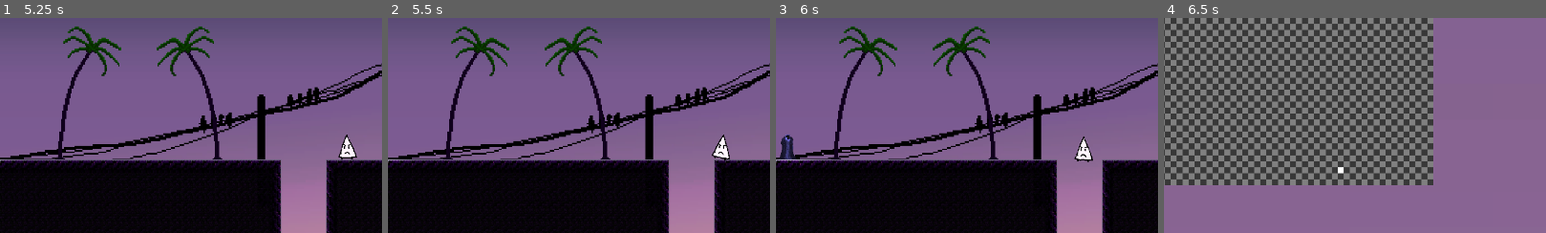
Above: before the commit, frames 1-4 (left to right).
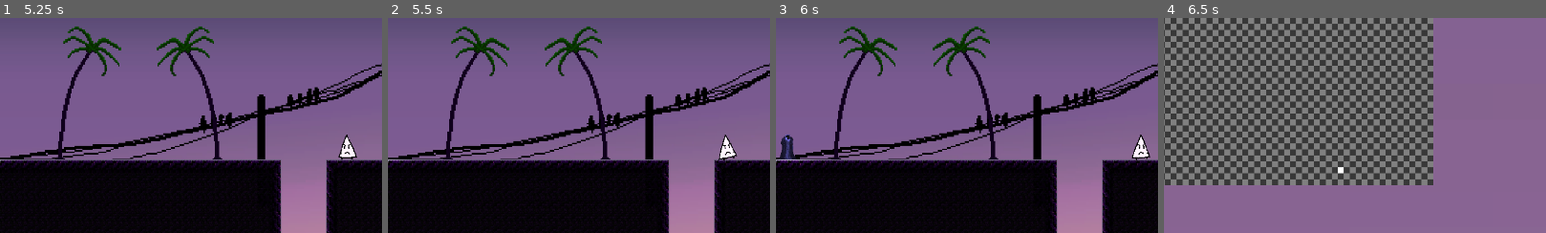
Above: after the commit, the same moments.

Repository: xCISACx/enemy_jam
Game: Godot game, scene res://MainMenu.tscn
The game is run twice, just before and just after one commit, with the same random seed, the same clock (stepped at 60 frames per second) and the same inputs.
Inputs (mouse positions are % of the whole screen's width and height, from its top left):
- Up to frame 1 (5.25 s): click "START GAME" at 0.5 s; tap Enter (ui_accept) at 1.25, 1.52 s; move the mouse to (72, 45) at 1.27 s; press the mouse at (72, 45) at 1.28 s; hold Right (ui_right) 1.28-2 s; release the mouse at (72, 45) at 2 s; click (98, 80) at 2 s; click "HSV" at 2.75 s; click "SAVE" at 3.5 s; click (38, 86) at 4.27 s; type "12" at 4.35 s; click "OK" at 5 s
- Up to frame 2 (5.5 s): no input
- Up to frame 3 (6 s): move the mouse to (30, 55) at 5.77 s; hold Right (ui_right) from 5.78 s (still down); right-click (30, 55) at 5.85 s
- Up to frame 4 (6.5 s): keep holding Right (ui_right); tap Enter (ui_accept) at 6.02 s
The pictures show only the part of the screen within x 15-65%, y 50-100%; the shares and areas given below are measured in that part.

Frame 1 is identical in both runs. In frame 2, 0.4% of the frame differs, in the area x 84-92%, y 54-67%; in frame 3, 0.6%, in the area x 78-98%, y 54-68%; in frame 4, nothing differs.

Commit message:
enemy turn

Diff:
--- a/Scenes/WalkerEnemy.tscn
+++ b/Scenes/WalkerEnemy.tscn
@@ -57,6 +57,12 @@
 collision_mask = 32768
 script = ExtResource( 2 )
 
+[node name="RayCast2D" type="RayCast2D" parent="."]
+position = Vector2( -32, -22 )
+enabled = true
+cast_to = Vector2( 0, 100 )
+collision_mask = 32768
+
 [node name="Sprite" type="Sprite" parent="."]
 position = Vector2( 0, -32 )
 rotation = -0.20944
--- a/Scripts/WalkerEnemy.gd
+++ b/Scripts/WalkerEnemy.gd
@@ -13,6 +13,7 @@
 onready var sprite = $Sprite
 onready var animation_tree = $AnimationTree
 onready var wander_timer = $WanderTimer
+onready var raycast = $RayCast2D
 
 var jumping = false
 var sees_wall = false
@@ -58,6 +59,9 @@
 		if wander_timer.is_stopped():
 			start_wander_timer(jump_force/200)
 
+	if is_on_floor() and !raycast.is_colliding():
+		flip()
+
 func jump():
 	jumping = true
 	if is_on_floor():
@@ -86,10 +90,8 @@
 
 func _on_HurtBox_area_entered(area):
 	if area.is_in_group("MC"):
-		print("mc hitbox entered enemy")
 		die()
 
 func _on_HitBox_body_entered(body):
 	if body.is_in_group("MC"):
-		print("enemy hitbox hit mc")
 		body.die()
